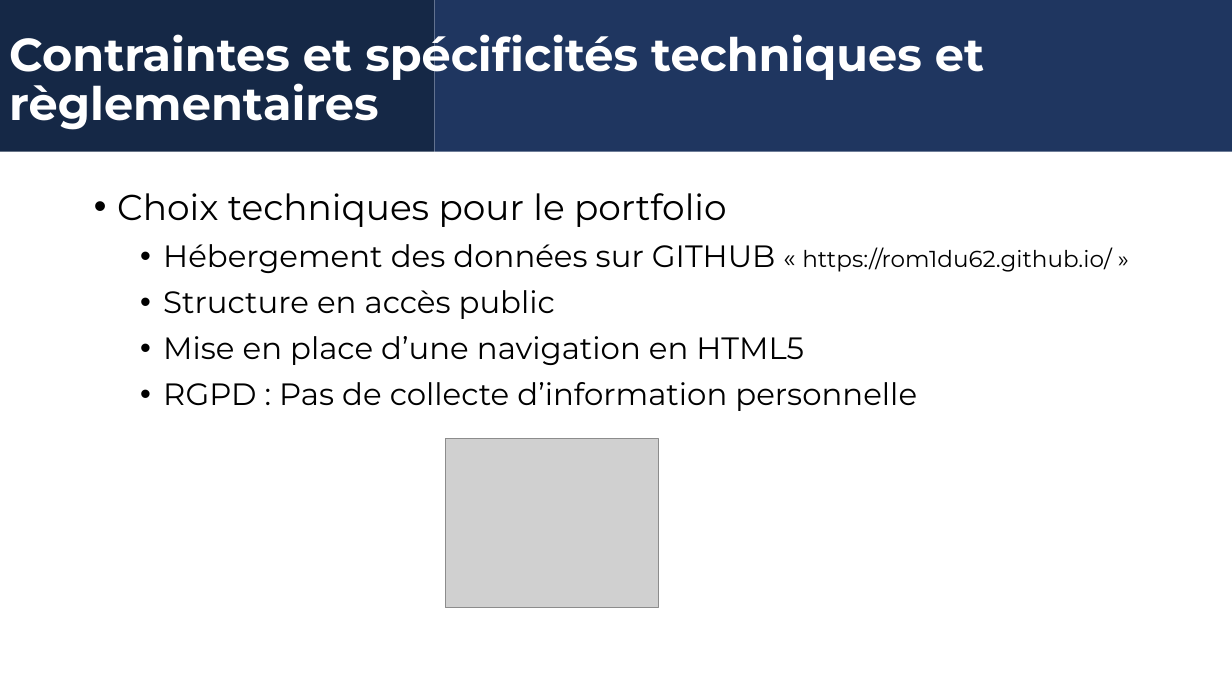
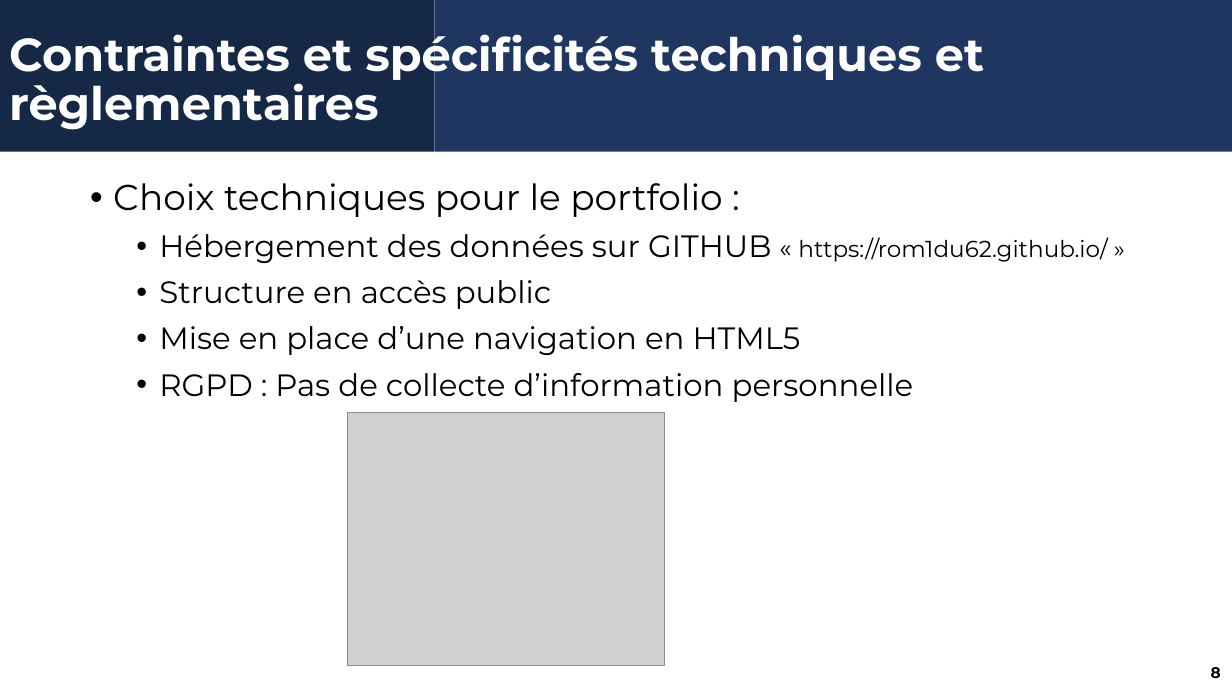
Before and after one commit to Rom1du62/rom1du62.github.io, a slide deck: slide 8 of Realisation_portfolio/Cahier des charges.pptx. Drawn at 1232x693 pixels with LibreOffice and Linux fonts; fonts in the diff are those of the drawing; grey boxes stand for pictures; background and template pictures are left out. Boxes give left, top, right and bottom in pixels: in the first picture for what was removed or moved away, otherwise in the second. Text is boxed around its words. In the diff, an @@ line names an element or a change of style, - is before the commit and + after.

Commit message:
Mise en place version finale

```diff
--- a/Realisation_portfolio/Cahier des charges.pptx
+++ b/Realisation_portfolio/Cahier des charges.pptx
@@ text "Choix techniques pour le portfolio ...": place and size @@
-text "Choix techniques pour le portfolio ..." at (117, 193, 1111, 411)
+text "Choix techniques pour le portfolio ..." at (113, 183, 1107, 402)
@@ text at (113, 183, 722, 217): text changed @@
-• Choix techniques pour le portfolio
+• Choix techniques pour le portfolio :
@@ picture: place and size @@
-picture at (445, 438, 658, 608)
+picture at (348, 413, 665, 665)
@@ page number added at (1211, 667, 1221, 679), 12 pt, text #000000, bold @@
+8
```
Also in this commit, not shown: 9 other slides changed, 1 slide added, 4 other files.
